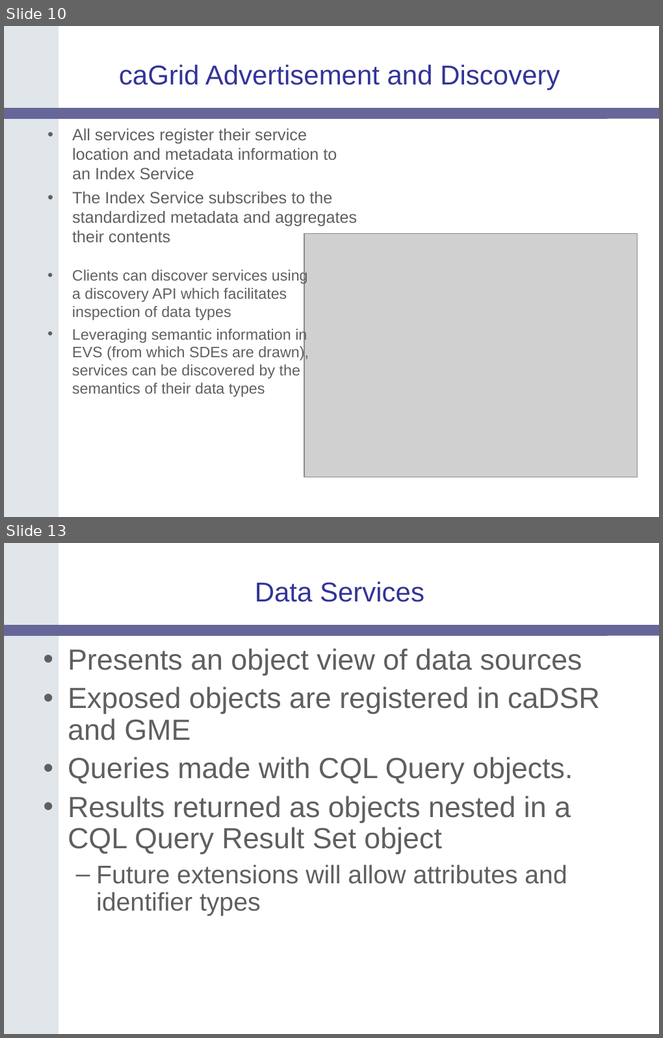
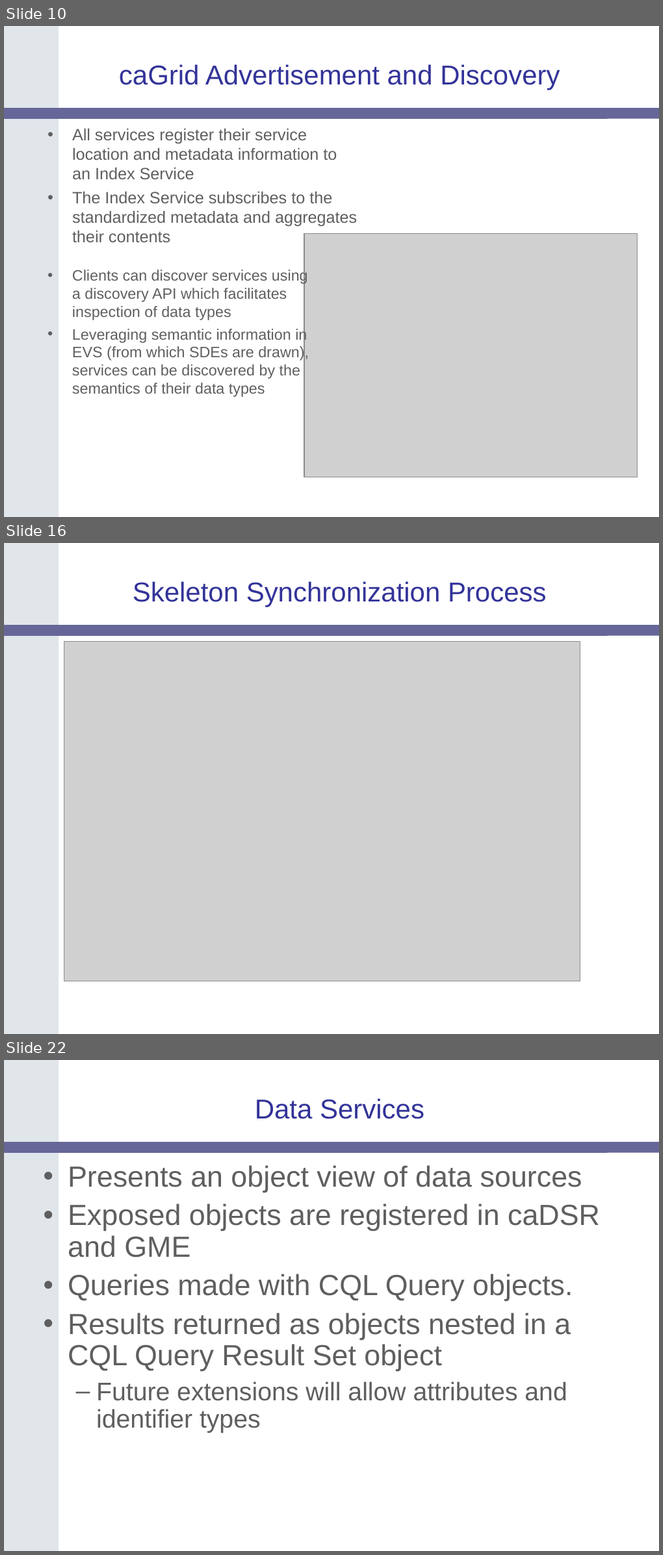
Before and after one commit to NCIP/cagrid-docs, a slide deck: presentations/200604_AnnualMeeting/caGrid-1.0-Architecture_caBIG-Annual-Meeting06.ppt. Shown one above the other, each under a label of ours: slides 10 and 13 before the commit, slides 10, 16 and 22 after it; the slides between them are not shown. The pictures are 663x1038 and 663x1555 pixels, drawn with LibreOffice and Linux fonts; fonts in the diff are those of the drawing; grey boxes stand for pictures; background and template pictures are left out. Boxes give left, top, right and bottom in pixels: in the first picture for what was removed or moved away, otherwise in the second. Text is boxed around its words. In the diff, an @@ line names an element or a change of style, - is before the commit and + after.

```diff
--- a/presentations/200604_AnnualMeeting/caGrid-1.0-Architecture_caBIG-Annual-Meeting06.ppt
+++ b/presentations/200604_AnnualMeeting/caGrid-1.0-Architecture_caBIG-Annual-Meeting06.ppt
@@ slide 16 added at [4,543,659,1034], background #FFFFFF; not listed: 2 template elements that a slide beside it also shows @@
@@ title added at [133,581,547,607], 30 pt, text #333399 @@
+Skeleton Synchronization Process
@@ picture added at [64,641,581,981] @@
@@ what was slide 13 is now slide 22 @@
```
Also in this commit, not shown: 1 slide changed, 10 other slides added, 2 slides removed.
